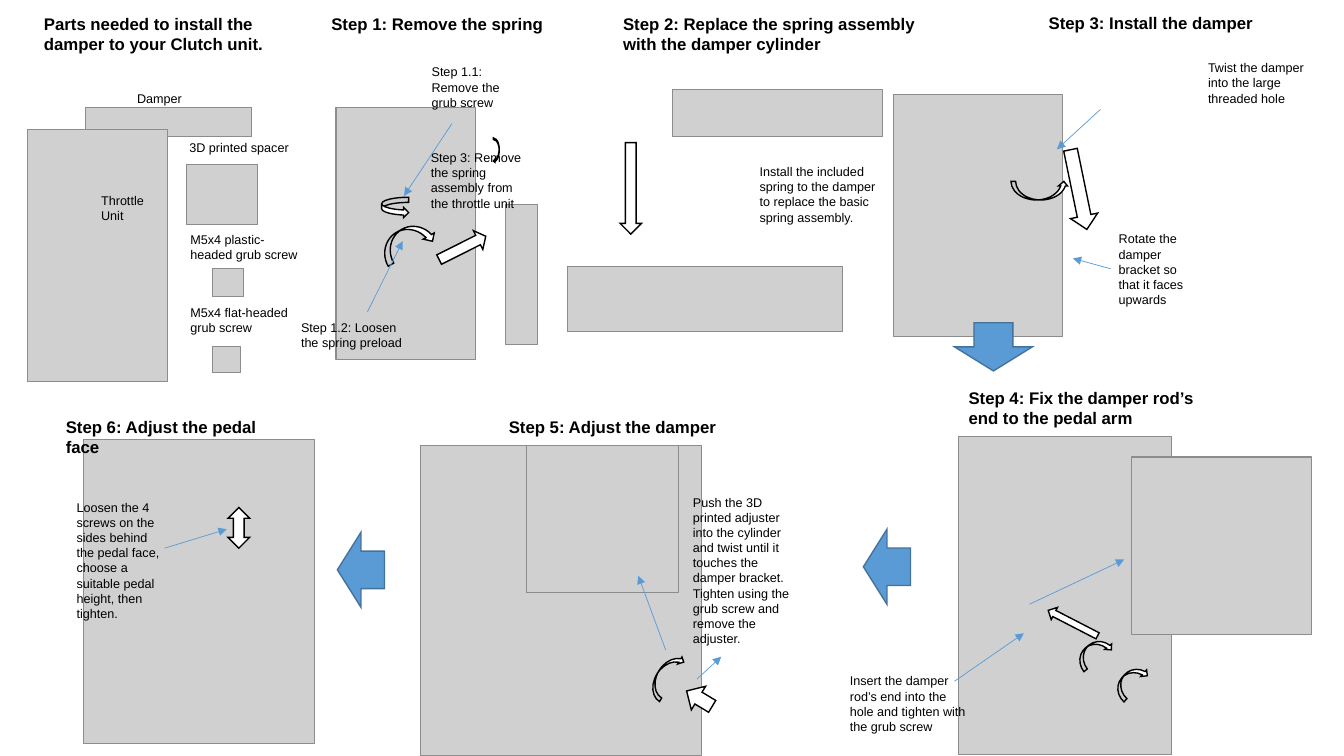
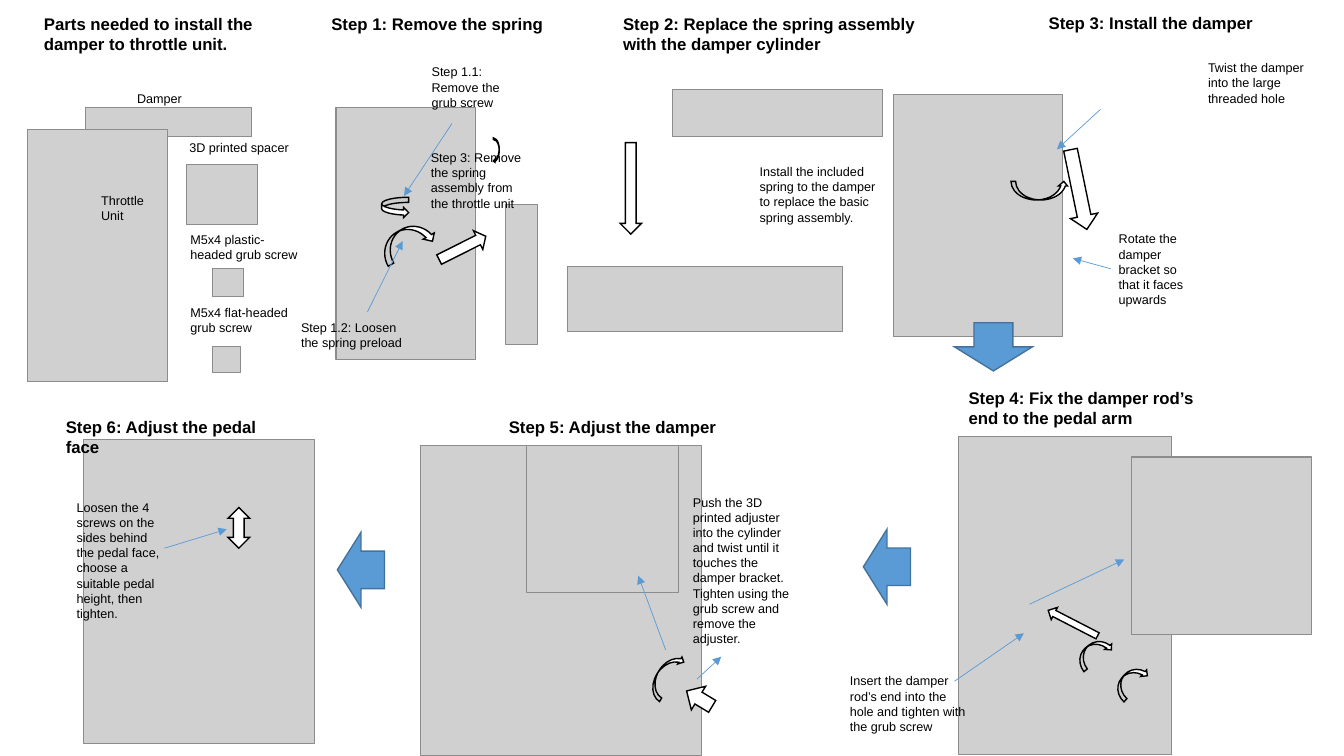
Before and after one commit to hoantv/VNM_PEDAL_V1_RELEASE, a slide deck: slide 1 of Document/Throtte.pptx. Drawn at 1344x756 pixels with LibreOffice and Linux fonts; fonts in the diff are those of the drawing; grey boxes stand for pictures. Boxes give left, top, right and bottom in pixels: in the first picture for what was removed or moved away, otherwise in the second. Text is boxed around its words. In the diff, an @@ line names an element or a change of style, - is before the commit and + after.

```diff
--- a/Document/Throtte.pptx
+++ b/Document/Throtte.pptx
@@ text at <box>44,18,252,54</box>: text changed @@
-Parts needed to install the damper to your Clutch unit.
+Parts needed to install the damper to throttle unit.
```
Also in this commit, not shown: 5 other files.
